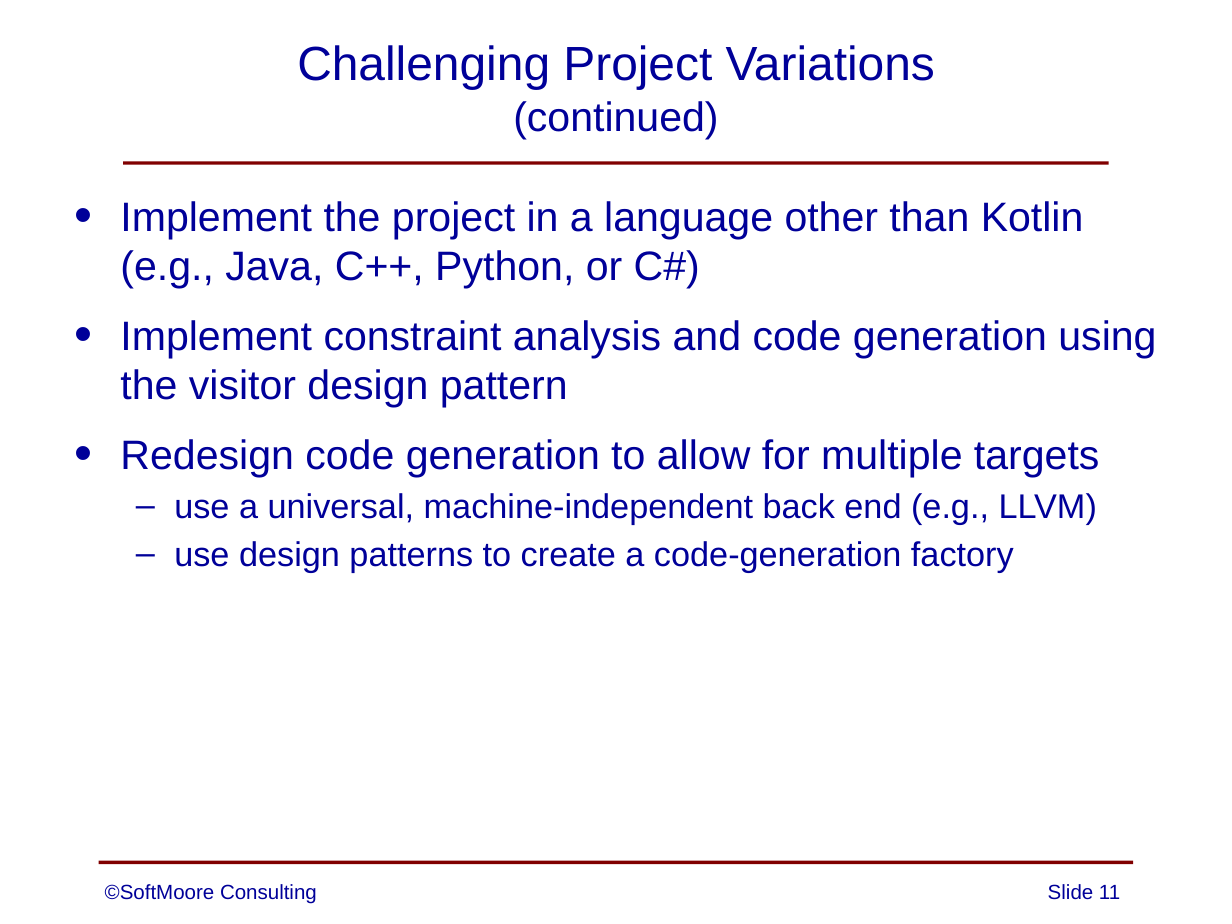
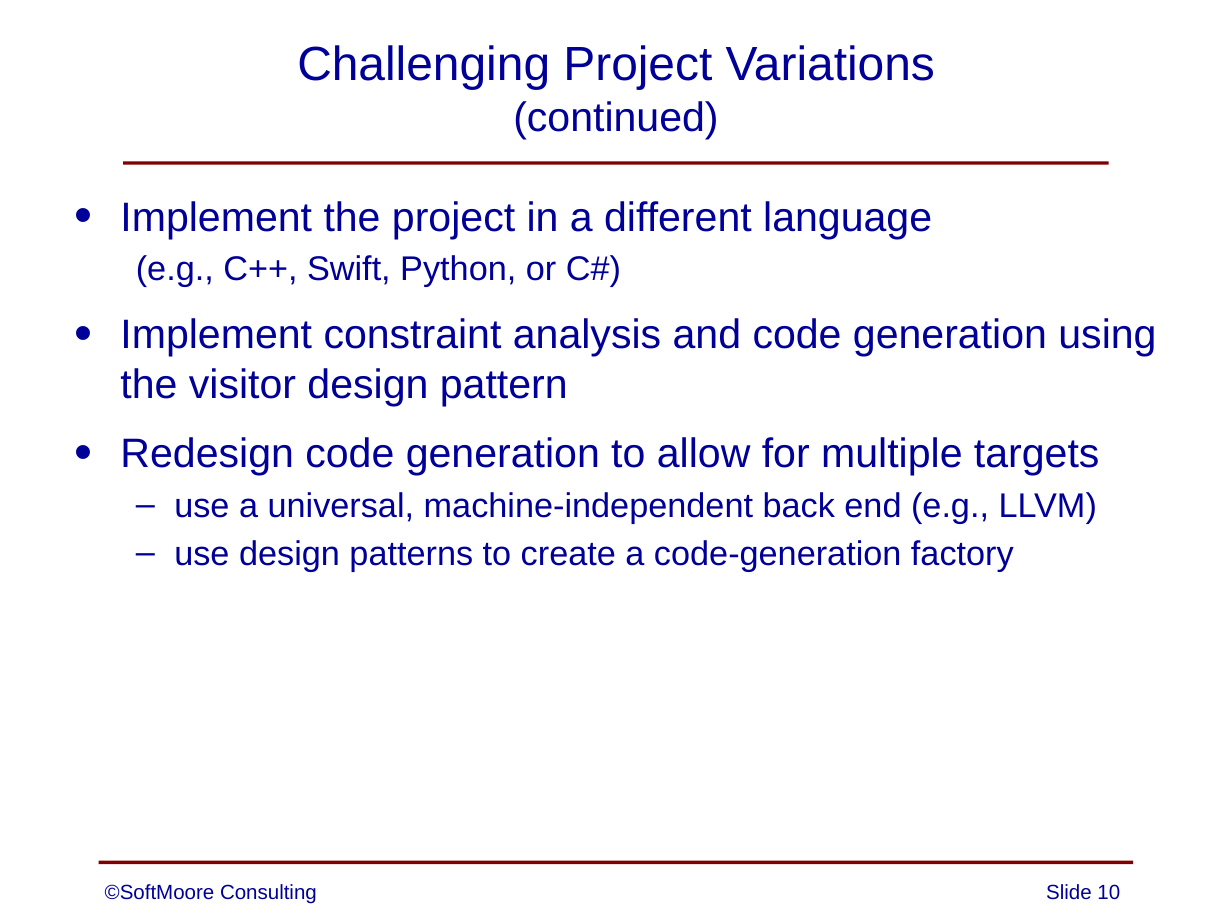
Before and after one commit to SoftMoore/CPRL-Kt, a slide deck: slide 10 of PowerPoint/00 - Teaching Compiler Design.pptx (slide 11 before the commit). Drawn at 1232x924 pixels with LibreOffice and Linux fonts; fonts in the diff are those of the drawing. Boxes give left, top, right and bottom in pixels: in the first picture for what was removed or moved away, otherwise in the second. Text is boxed around its words. In the diff, an @@ line names an element or a change of style, - is before the commit and + after.

```diff
--- a/PowerPoint/00 - Teaching Compiler Design.pptx
+++ b/PowerPoint/00 - Teaching Compiler Design.pptx
@@ text at (x1=120, y1=201, x2=932, y2=286): text changed @@
-• Implement the project in a language other than Kotlin (e.g., Java, C++, Python, or C#)
+• Implement the project in a different language
+  (e.g., C++, Swift, Python, or C#)
@@ page number at (x1=1046, y1=884, x2=1120, y2=900): text changed @@
-Slide 11
+Slide 10
```
Also in this commit, not shown: 9 other slides changed, 1 slide removed, 3 other files.
